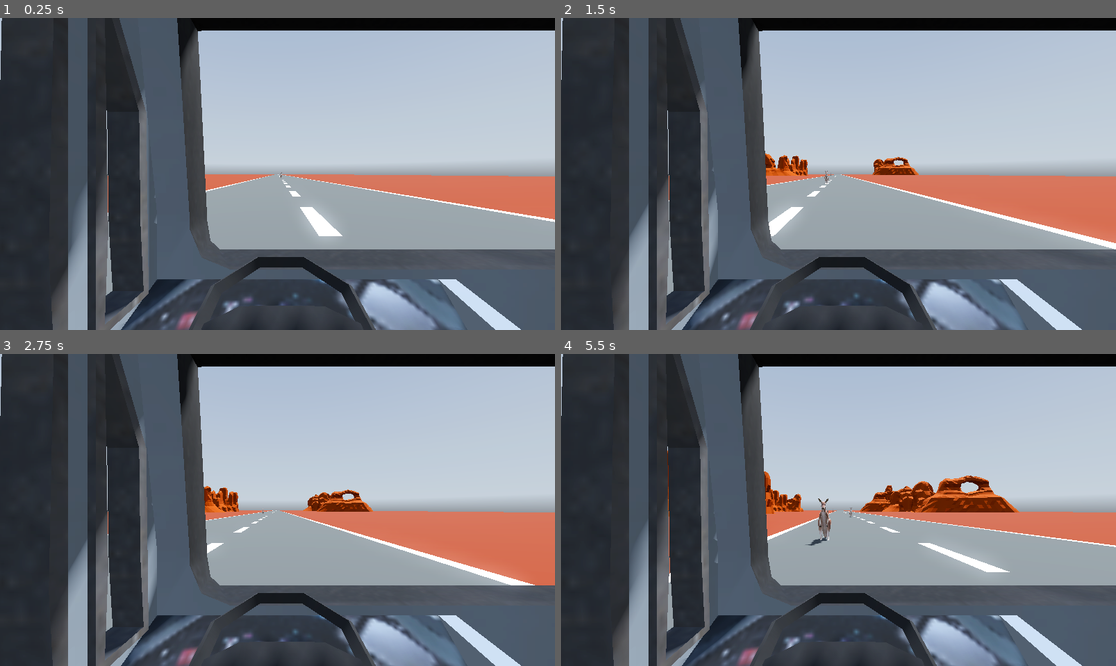
Above: before the commit, frames 1-4 (two rows, left to right).
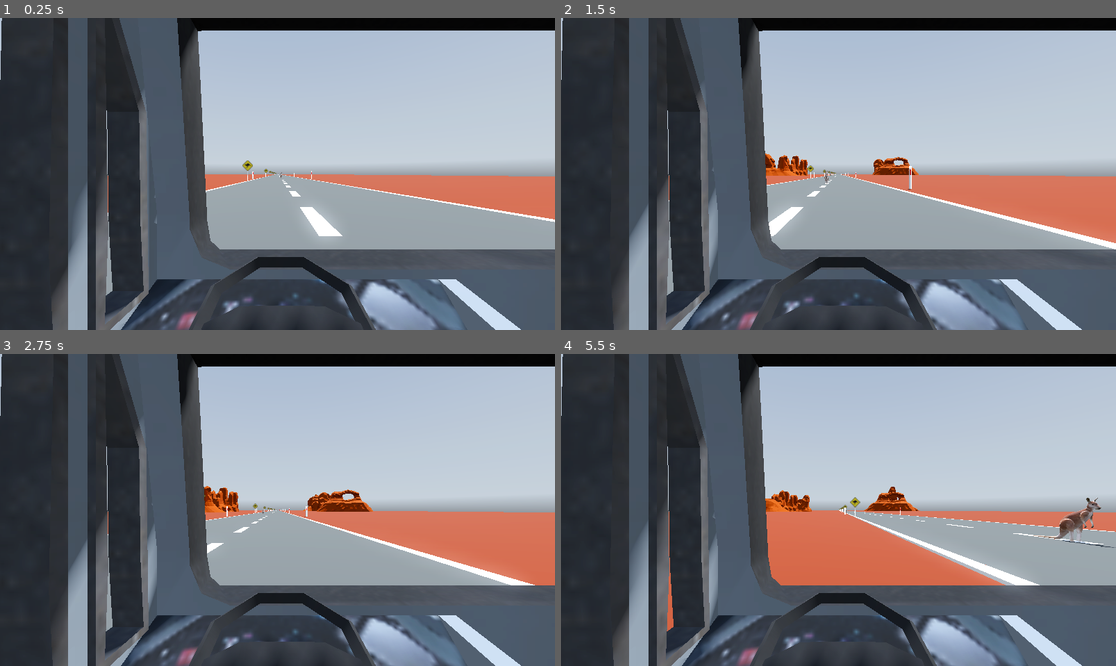
Above: after the commit, the same moments.

Repository: GeorgRut/Year12Godot
Game: Godot game, scene res://world.tscn
Two runs of this game, one before a commit and one after it. Both use one fixed random seed, a clock stepped at 60 frames per second and the inputs below. A sky picture missing from this copy of the repository is replaced by a grey-blue gradient.
Inputs:
- Up to frame 1 (0.25 s): no input
- Up to frame 2 (1.5 s): hold Right (ui_right) 0.53-1.28 s; hold Left (ui_left) from 1.28 s (still down)
- Up to frame 3 (2.75 s): release Left (ui_left) at 2.03 s; hold Right (ui_right) from 2.03 s (still down)
- Up to frame 4 (5.5 s): release Right (ui_right) at 3.53 s; hold Left (ui_left) from 3.53 s (still down)

The runs differ from the first frame. In frame 1, less than 0.1% of the frame differs, in the area x 43-57%, y 45-53%; in frame 2, less than 0.1%; in frame 3, less than 0.1%; in frame 4, 11%, in the area x 19-100%, y 30-98%.

Commit message:
outofbounds
outofbonds

Diff:
--- /dev/null
+++ b/CarGame/Area3D.gd
@@ -0,0 +1,17 @@
+extends Area3D
+
+# This function is called when something enters the Area3D
+func _on_area_shape_entered(area_id: int, area: Area3D, local_shape: int, shape: int):
+	# Assuming 'Bus' is the name of your bus scene or object
+	if area.name == "BUS":
+		reset_scene()
+
+# Function to reset the scene
+func reset_scene():
+	# You can use get_tree().reload_current_scene() to reset the current scene
+	get_tree().reload_current_scene()
+
+
+func _on_body_entered(body):
+	if body.name == "BUS":
+		reset_scene()
--- /dev/null
+++ b/CarGame/Scenes/powerpole.gd
@@ -0,0 +1,13 @@
+extends Node3D
+
+
+# Called when the node enters the scene tree for the first time.
+func _ready():
+	pass # Replace with function body.
+
+
+@export var speed : float = 30
+
+func _physics_process(delta: float) -> void:
+	var move = speed * delta
+	translate(transform.basis.z * move )
--- /dev/null
+++ b/CarGame/Scenes/powerpole.tscn
@@ -0,0 +1,10 @@
+[gd_scene load_steps=3 format=3 uid="uid://dnwscyof56ae4"]
+
+[ext_resource type="PackedScene" uid="uid://m4sl407elkv6" path="res://Models/Desert/powerpole.glb" id="1_sgnyv"]
+[ext_resource type="Script" path="res://Scenes/powerpole.gd" id="2_nbsg5"]
+
+[node name="powerpole" instance=ExtResource("1_sgnyv")]
+script = ExtResource("2_nbsg5")
+
+[node name="Lamppost_01" parent="." index="0"]
+transform = Transform3D(-0.0541196, 0, -0.998535, 0, 1, 0, 0.998535, 0, -0.0541196, 0.455966, -5.45723, 0.335648)
--- a/CarGame/node_3d.gd
+++ b/CarGame/node_3d.gd
@@ -29,3 +29,11 @@
 
 func _on_timer_timeout():
 	pass # Replace with function body.
+
+
+func _on_area_3d_area_shape_entered(area_rid, area, area_shape_index, local_shape_index):
+	pass # Replace with function body.
+
+
+func _on_outofbounds_body_entered(body):
+	pass # Replace with function body.
--- a/CarGame/road.tscn
+++ b/CarGame/road.tscn
@@ -1,8 +1,19 @@
-[gd_scene load_steps=2 format=3 uid="uid://dvwlva7o8qx7p"]
+[gd_scene load_steps=4 format=3 uid="uid://dvwlva7o8qx7p"]
 
 [ext_resource type="PackedScene" uid="uid://8rvjhfbw8o40" path="res://Models/road.glb" id="1_71n2n"]
+[ext_resource type="PackedScene" uid="uid://cb5svtbasy05o" path="res://Models/Desert/bollar.glb" id="2_e7bkg"]
+[ext_resource type="PackedScene" uid="uid://d1japq1roawkk" path="res://Models/newsign.glb" id="3_2xohk"]
 
 [node name="road" instance=ExtResource("1_71n2n")]
 
 [node name="Cube_026" parent="." index="0"]
 transform = Transform3D(-1.60927e-06, 0, 4, 0, 0.0821021, 0, -15, 0, -4.29138e-07, 0, 0, 0)
+
+[node name="bollar" parent="." index="1" instance=ExtResource("2_e7bkg")]
+transform = Transform3D(0.368817, 0, 1.37644, 0, 1.425, 0, -1.37644, 0, 0.368817, 8.46205, 1.92149, 0)
+
+[node name="bollar2" parent="." index="2" instance=ExtResource("2_e7bkg")]
+transform = Transform3D(-0.368817, 0, -1.37644, 0, 1.425, 0, 1.37644, 0, -0.368817, -8.16192, 1.92149, 0)
+
+[node name="newsign" parent="." index="3" instance=ExtResource("3_2xohk")]
+transform = Transform3D(0.0790854, 0, -0.996868, 0, 1, 0, 0.996868, 0, 0.0790854, -2.82799, 1.65295, -41.7417)
--- a/CarGame/world.tscn
+++ b/CarGame/world.tscn
@@ -7,6 +7,8 @@
 [ext_resource type="PackedScene" uid="uid://dvwlva7o8qx7p" path="res://road.tscn" id="3_useyh"]
 [ext_resource type="Script" path="res://Spawner.gd" id="5_p86wt"]
 [ext_resource type="PackedScene" uid="uid://m3tqsl4tw60" path="res://Scenes/desert.tscn" id="6_dnp3s"]
+[ext_resource type="PackedScene" uid="uid://dnwscyof56ae4" path="res://Scenes/powerpole.tscn" id="8_74wt6"]
+[ext_resource type="Script" path="res://Area3D.gd" id="9_tj1lj"]
 
 [sub_resource type="PanoramaSkyMaterial" id="PanoramaSkyMaterial_q5j4j"]
 panorama = ExtResource("1_2e1bu")
@@ -27,6 +29,9 @@
 material = SubResource("StandardMaterial3D_cqtn3")
 size = Vector2(306.875, 1000)
 orientation = 1
+
+[sub_resource type="BoxShape3D" id="BoxShape3D_xxv8f"]
+size = Vector3(2.16, 6.125, 15.59)
 
 [node name="World" type="Node3D"]
 
@@ -110,10 +115,39 @@
 wait_time = 0.5
 autostart = true
 
+[node name="PowerpoleSpawner" type="Node3D" parent="."]
+transform = Transform3D(1, 0, 0, 0, 1, 0, 0, 0, 1, -17.0632, 4.72589, -566.041)
+script = ExtResource("5_p86wt")
+OBJECT = ExtResource("8_74wt6")
+
+[node name="Timer" type="Timer" parent="PowerpoleSpawner"]
+wait_time = 4.0
+autostart = true
+
+[node name="PowerpoleSpawner2" type="Node3D" parent="."]
+transform = Transform3D(1, 0, 0, 0, 1, 0, 0, 0, 1, 13.7931, 4.72589, -526.464)
+script = ExtResource("5_p86wt")
+OBJECT = ExtResource("8_74wt6")
+
+[node name="Timer" type="Timer" parent="PowerpoleSpawner2"]
+wait_time = 4.0
+autostart = true
+
 [node name="MeshInstance3D" type="MeshInstance3D" parent="."]
 transform = Transform3D(1, 0, 0, 0, 1, 0, 0, 0, 1, 0, 0, 76.0656)
 mesh = SubResource("QuadMesh_tu6s1")
 
+[node name="outofbounds" type="Area3D" parent="."]
+transform = Transform3D(1, 0, 0, 0, 1, 0, 0, 0, 1, 7.84451, 0.955606, 8.62661)
+script = ExtResource("9_tj1lj")
+
+[node name="CollisionShape3D" type="CollisionShape3D" parent="outofbounds"]
+shape = SubResource("BoxShape3D_xxv8f")
+
 [connection signal="timeout" from="RooSpawner/Timer" to="RooSpawner" method="_on_timer_timeout"]
 [connection signal="timeout" from="DesertSpawner/Timer" to="DesertSpawner" method="_on_timer_timeout"]
 [connection signal="timeout" from="DesertSpawner2/Timer" to="DesertSpawner2" method="_on_timer_timeout"]
+[connection signal="timeout" from="PowerpoleSpawner/Timer" to="PowerpoleSpawner" method="_on_timer_timeout"]
+[connection signal="timeout" from="PowerpoleSpawner2/Timer" to="PowerpoleSpawner2" method="_on_timer_timeout"]
+[connection signal="area_shape_entered" from="outofbounds" to="BUS" method="_on_area_3d_area_shape_entered"]
+[connection signal="body_entered" from="outofbounds" to="outofbounds" method="_on_body_entered"]
Binary file added: CarGame/Models/Desert/bollar.glb
Not shown, added: CarGame/Models/Desert/bollar.glb.import
Binary file added: CarGame/Models/Desert/powerpole.glb
Not shown, added: CarGame/Models/Desert/powerpole.glb.import
Binary file added: CarGame/Models/Desert/powerpole_Lamppost.png
Not shown, added: CarGame/Models/Desert/powerpole_Lamppost.png.import
Binary file added: CarGame/Models/newsign.glb
Not shown, added: CarGame/Models/newsign.glb.import
Binary file added: CarGame/Models/newsign_KangarooSign.png
Not shown, added: CarGame/Models/newsign_KangarooSign.png.import
Binary file added: CarGame/Models/roosign.glb
Not shown, added: CarGame/Models/roosign.glb.import
(and 19 more such lines)
